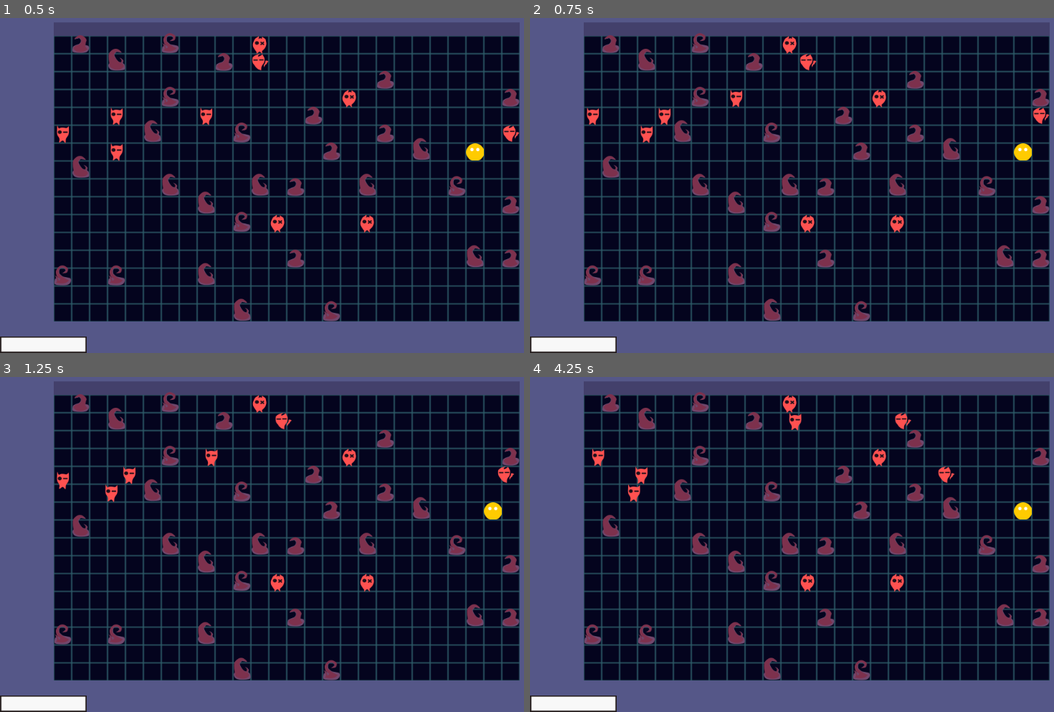
Above: before the commit, frames 1-4 (two rows, left to right).
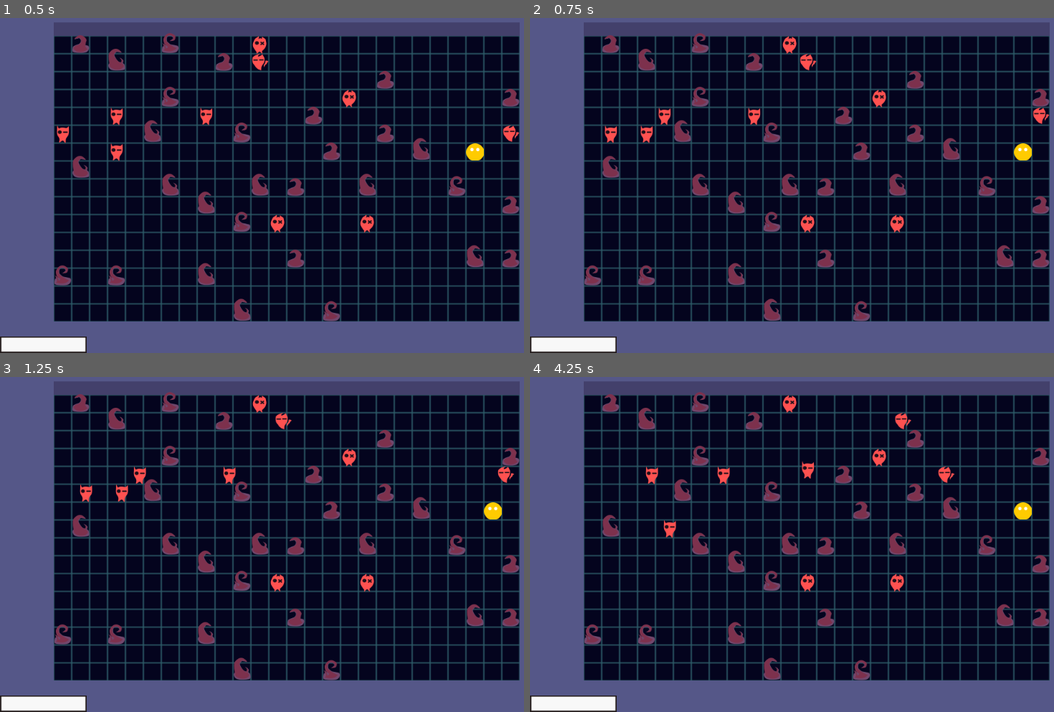
Above: after the commit, the same moments.

Repository: edgex004/RaccoonDelver
Game: Godot game, scene res://Level.tscn
Two runs of this game, one before a commit and one after it. Both use one fixed random seed, a clock stepped at 60 frames per second and the inputs below. Sound files missing from this copy of the repository are replaced by a short silence.
Inputs:
- Up to frame 1 (0.5 s): no input
- Up to frame 2 (0.75 s): tap Enter at 0.5 s; hold Right (player1_right) from 0.53 s (still down); tap S (player2_down) at 0.6 s
- Up to frame 3 (1.25 s): keep holding Right (player1_right)
- Up to frame 4 (4.25 s): release Right (player1_right) at 1.28 s; hold Down (player1_down) 1.28-2.03 s; tap A (player2_left) at 1.35 s; hold Right (player1_right) 2.03-2.78 s; tap D (player2_right) at 2.1 s; tap Space at 2.75 s; hold Up (player1_up) 2.78-3.53 s; tap W (player2_up) at 2.85 s; tap Enter at 3.5 s; hold Left (player1_left) from 3.53 s (still down); tap S (player2_down) at 3.6 s

Frame 1 is identical in both runs. In frame 2, 0.4% of the frame differs, in the area x 10-45%, y 21-38%; in frame 3, 0.7%; in frame 4, 0.7%, in the area x 11-55%, y 10-49%.

Commit message:
Making random walkers likely to walk toward a player

Diff:
--- a/Scenes/Damageable/Movable/AI/RandomWalker/RandomWalker.gd
+++ b/Scenes/Damageable/Movable/AI/RandomWalker/RandomWalker.gd
@@ -16,15 +16,55 @@
 
 func _on_Beat_timeout():
 	#print("Beat Happened...")
+	if randf() < 0.6:
+		#Hunt the player
+		var is_p1_alive = false
+		var is_p2_alive = false
+		#Check if either player exists
+		if Globals.player_one and is_instance_valid(Globals.player_one) and Globals.player_one.is_alive:
+			is_p1_alive = true
+		elif Globals.player_two and is_instance_valid(Globals.player_two) and Globals.player_two.is_alive:
+			is_p2_alive = true
+		#Select the closest target
+		var target_player : Player
+		if is_p1_alive and is_p2_alive:
+			if Globals.player_one.global_position.distance_to(self.global_position) <= Globals.player_two.global_position.distance_to(self.global_position):
+				target_player = Globals.player_one
+			else:
+				target_player = Globals.player_two
+		elif is_p1_alive:
+			target_player = Globals.player_one
+		elif is_p2_alive:
+			target_player = Globals.player_two
+		#Look for a direction to travel to the target
+		if target_player:
+			var target_pos = target_player.get_position()
+			var dir_to_target = self.position.direction_to(target_pos)
+			var primary_dir = Vector2.RIGHT
+			var secondary_dir = Vector2.LEFT
+			if abs(dir_to_target.x) > abs(dir_to_target.y):
+				primary_dir = sign(dir_to_target.x) * Vector2.RIGHT
+				secondary_dir = sign(dir_to_target.y) * Vector2.DOWN
+			elif abs(dir_to_target.x) < abs(dir_to_target.y):
+				secondary_dir = sign(dir_to_target.x) * Vector2.RIGHT
+				primary_dir = sign(dir_to_target.y) * Vector2.DOWN
+			var primary_dir_obj = check_for_collision(primary_dir, 1)
+			if !primary_dir_obj or primary_dir_obj is Player:
+				move_tile(primary_dir, 1)
+				return
+			var secondary_dir_obj = check_for_collision(secondary_dir, 1)
+			if !secondary_dir_obj or secondary_dir_obj is Player:
+				move_tile(secondary_dir, 1)
+				return
 	var num_of_dirs = len(dirs)
-	var selected_dir = randi() % num_of_dirs
+	var dir_index = randi() % num_of_dirs
 	for i in range(4):
 		#Search for a direction that is not blocked
-		selected_dir += i
-		if selected_dir >= num_of_dirs:
-			selected_dir = 0
-		var collision_result = check_for_collision(dirs[selected_dir], 1)
-		if !collision_result:
+		dir_index += i
+		if dir_index >= num_of_dirs:
+			dir_index = 0
+		var collision_result = check_for_collision(dirs[dir_index], 1)
+		if !collision_result or collision_result is Player:
 			#Found an unblocked direction
-			move_tile(dirs[selected_dir], 1)
+			move_tile(dirs[dir_index], 1)
 			break
